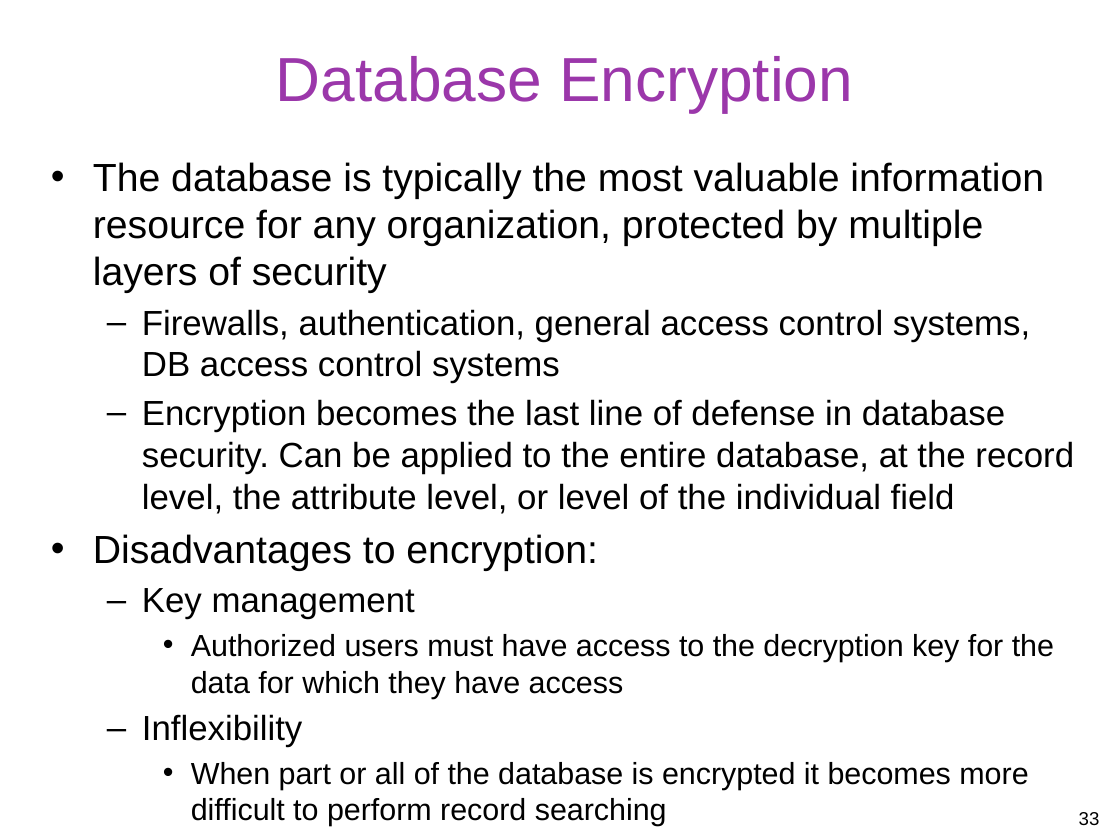
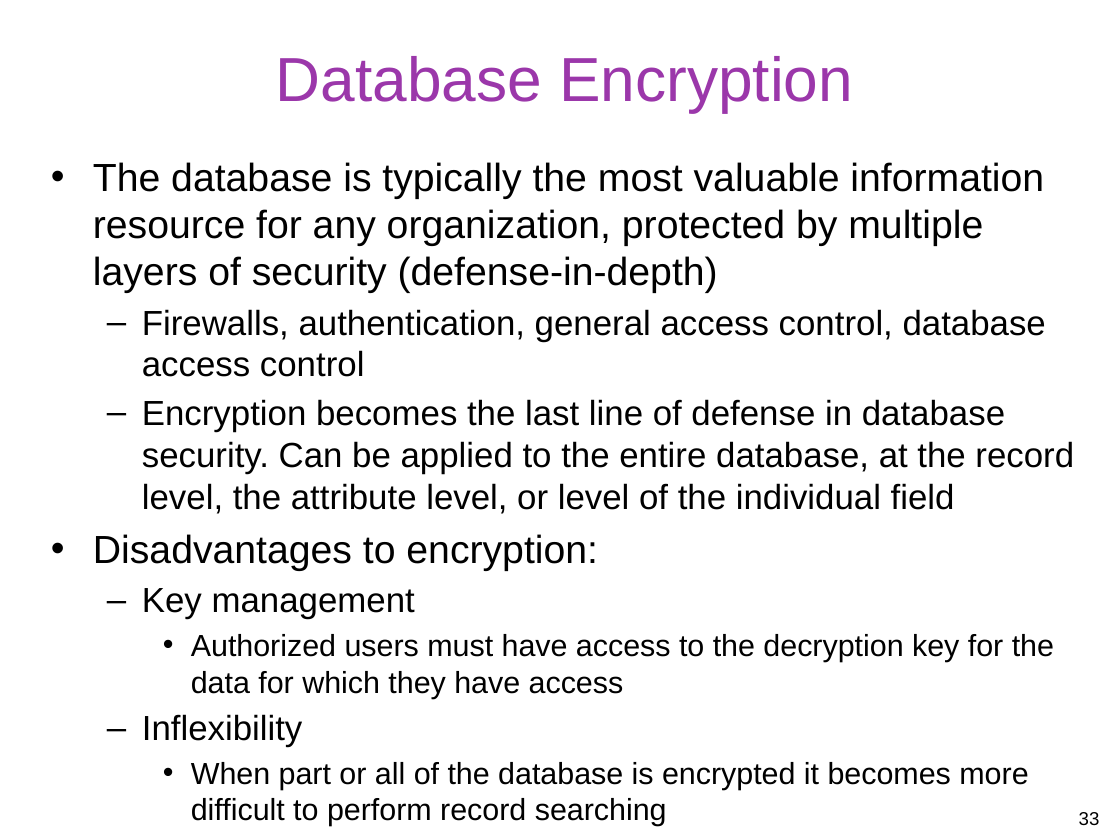
Before and after one commit to gulaoshi/gu.github.io, a slide deck: slide 33 of InfoSec/PPTs/L6-CH05-Database Security.pptx. Drawn at 1120x840 pixels with LibreOffice and Linux fonts; fonts in the diff are those of the drawing. Boxes give left, top, right and bottom in pixels: in the first picture for what was removed or moved away, otherwise in the second. Text is boxed around its words. In the diff, an @@ line names an element or a change of style, - is before the commit and + after.

```diff
--- a/InfoSec/PPTs/L6-CH05-Database Security.pptx
+++ b/InfoSec/PPTs/L6-CH05-Database Security.pptx
@@ text at box(93, 162, 1046, 377): text changed @@
-• The database is typically the most valuable information resource for any organization, protected by multiple layers of security
-  – Firewalls, authentication, general access control systems, DB access control systems
+• The database is typically the most valuable information resource for any organization, protected by multiple layers of security (defense-in-depth)
+  – Firewalls, authentication, general access control, database access control
```
Also in this commit, not shown: 14 other slides changed, 3 other files.
